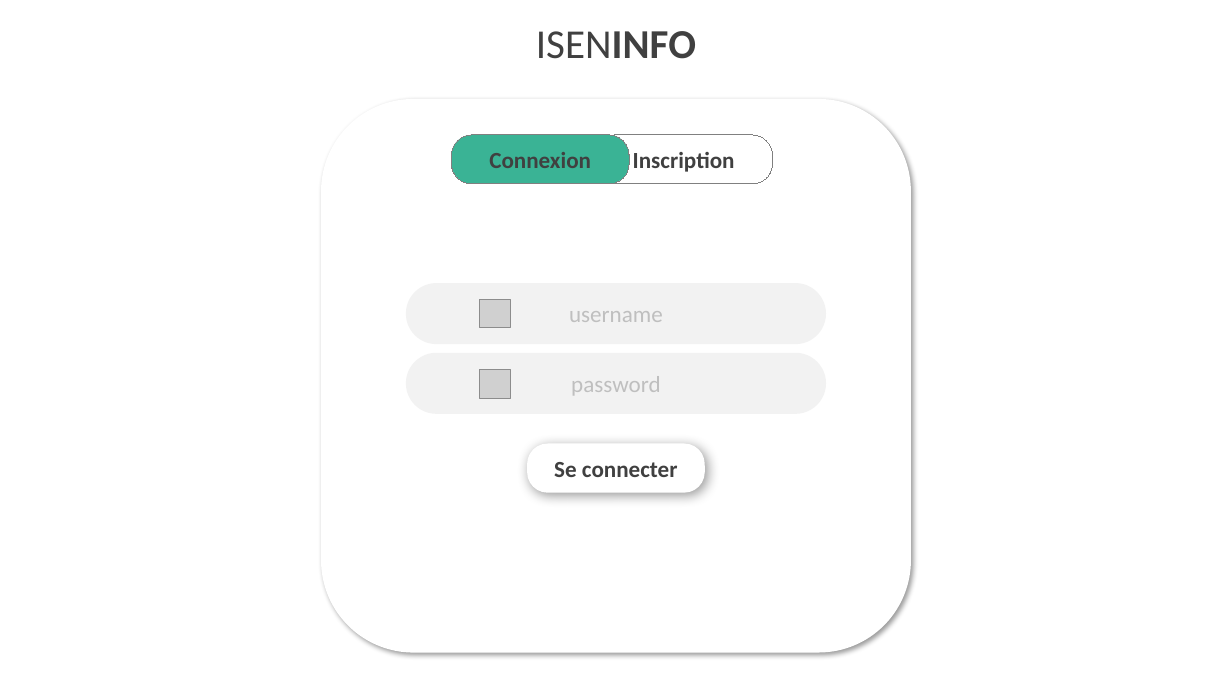
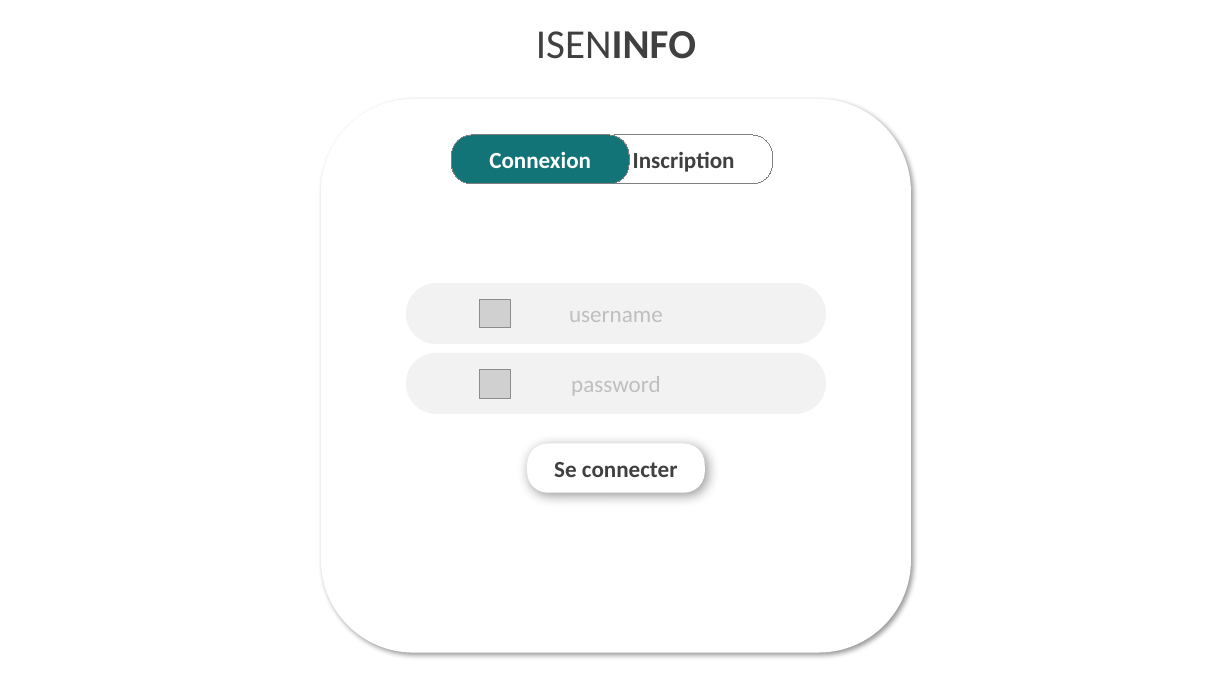
Before and after one commit to hugodemenez/isen-student-portal, a slide deck: slide 1 of presentation/Structure_Projet.pptx. Drawn at 1232x693 pixels with LibreOffice and Linux fonts; fonts in the diff are those of the drawing; grey boxes stand for pictures. Boxes give left, top, right and bottom in pixels: in the first picture for what was removed or moved away, otherwise in the second. Text is boxed around its words. In the diff, an @@ line names an element or a change of style, - is before the commit and + after.

```diff
--- a/presentation/Structure_Projet.pptx
+++ b/presentation/Structure_Projet.pptx
@@ rounded rectangle "Connexion" at [452, 135, 629, 184]: text colour #404040 to #FFFFFF; fill #3AB395 to #137478 @@
```
Also in this commit, not shown: 5 other slides changed, 14 other files.
